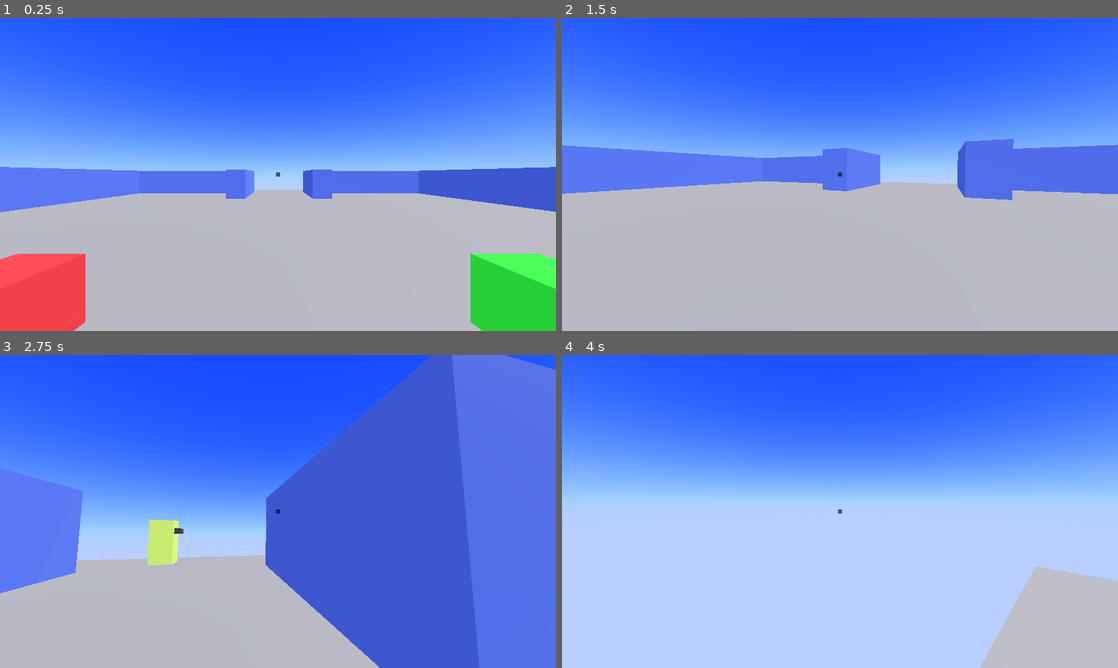
Above: before the commit, frames 1-4 (two rows, left to right).
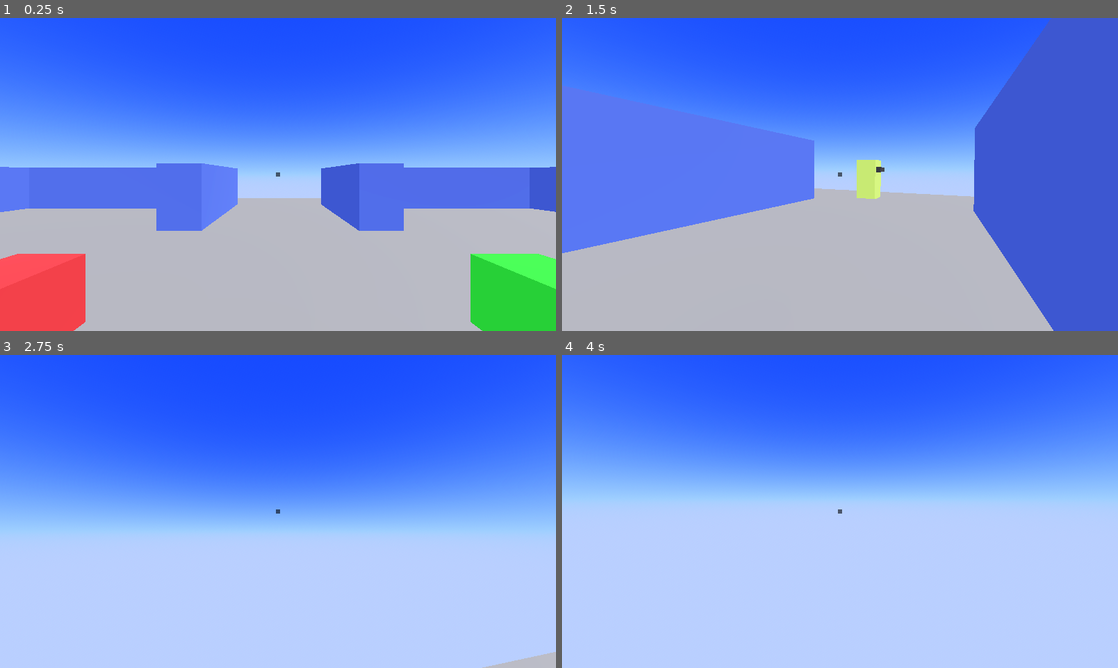
Above: after the commit, the same moments.

Repository: Skyvastern/the-aspiring-deva
Game: Godot game, scene res://main/main.tscn
The game is run twice, just before and just after one commit, with the same random seed, the same clock (stepped at 60 frames per second) and the same inputs.
Inputs (mouse positions are in pixels of both pictures, inside the frame that each line leads up to):
- Up to frame 1 (0.25 s): no input
- Up to frame 2 (1.5 s): tap Enter at 0.5 s; move the mouse to (867, 174) at 0.52 s; hold W (forward) from 0.53 s (still down); tap E (interact) at 0.6 s; tap Space (jump) at 0.77 s; move the mouse to (812, 174) at 1.27 s; tap Q (interact_detailed) at 1.35 s
- Up to frame 3 (2.75 s): keep holding W (forward); tap Space (jump) at 1.52 s; move the mouse to (289, 505) at 2.02 s; tap E (interact) at 2.1 s
- Up to frame 4 (4 s): keep holding W (forward); move the mouse to (834, 517) at 2.77 s; tap Q (interact_detailed) at 2.85 s; tap Space (jump) at 3.02, 3.77 s; move the mouse to (878, 514) at 3.52 s; tap E (interact) at 3.6 s

The runs differ from the first frame. In frame 1, 6.4% of the frame differs, in the area x 1-96%, y 46-68%; in frame 2, 33%; in frame 3, 65%, in the area x 0-100%, y 0-100%; in frame 4, 6.1%.

Commit message:
Reduce the map size of world_yama

Diff:
--- a/frontend/main/level/level.tscn
+++ b/frontend/main/level/level.tscn
@@ -9,7 +9,7 @@
 
 [node name="Game Manager" parent="." node_paths=PackedStringArray("npc_parent", "entry_waypoints", "exit_waypoints", "world_parent") instance=ExtResource("1_h32pl")]
 npc_parent = NodePath("../NPCs")
-entry_waypoints = [NodePath("../NPCs Entry Waypoints/W1"), NodePath("../NPCs Entry Waypoints/W2"), NodePath("../NPCs Entry Waypoints/W3")]
+entry_waypoints = [NodePath("../NPCs Entry Waypoints/W1"), NodePath("../NPCs Entry Waypoints/W2")]
 exit_waypoints = [NodePath("../NPCs Exit Waypoints/W1")]
 world_parent = NodePath("../World Parent")
 
@@ -21,7 +21,7 @@
 transform = Transform3D(1, 0, 0, 0, 1, 0, 0, 0, 1, 0, 1.5, 8.75)
 
 [node name="NPCs" type="Node3D" parent="."]
-transform = Transform3D(-1, 0, -8.74228e-08, 0, 1, 0, 8.74228e-08, 0, -1, -11, 0.5, -22)
+transform = Transform3D(-1, 0, -8.74228e-08, 0, 1, 0, 8.74228e-08, 0, -1, -12, 0.5, -10)
 
 [node name="NPC 1" parent="NPCs" instance=ExtResource("2_sa35n")]
 background_story = "You are a farmer living in the outskirts of Patliputra in the year 300 BCE. You are someone who hasn't see many travellers in your life.
@@ -33,12 +33,9 @@
 [node name="NPCs Entry Waypoints" type="Node3D" parent="."]
 
 [node name="W1" type="Node3D" parent="NPCs Entry Waypoints"]
-transform = Transform3D(-1, 0, -8.74228e-08, 0, 1, 0, 8.74228e-08, 0, -1, -11, 0.5, -22)
+transform = Transform3D(-1, 0, -8.74228e-08, 0, 1, 0, 8.74228e-08, 0, -1, 0, 0.5, -10)
 
 [node name="W2" type="Node3D" parent="NPCs Entry Waypoints"]
-transform = Transform3D(-1, 0, -8.74228e-08, 0, 1, 0, 8.74228e-08, 0, -1, 0, 0.5, -22)
-
-[node name="W3" type="Node3D" parent="NPCs Entry Waypoints"]
 transform = Transform3D(-1, 0, -8.74228e-08, 0, 1, 0, 8.74228e-08, 0, -1, 0, 0.5, 5)
 
 [node name="NPCs Exit Waypoints" type="Node3D" parent="."]
--- a/frontend/main/level/worlds/world_yama.tscn
+++ b/frontend/main/level/worlds/world_yama.tscn
@@ -23,15 +23,16 @@
 use_collision = true
 
 [node name="Ground" type="CSGBox3D" parent="Terrain"]
-size = Vector3(48, 1, 48)
+transform = Transform3D(1, 0, 0, 0, 1, 0, 0, 0, 1, 0, 0, 5.5)
+size = Vector3(48, 1, 37)
 
 [node name="Wall" type="CSGBox3D" parent="Terrain"]
-transform = Transform3D(1, 0, 0, 0, 1, 0, 0, 0, 1, -11.9, 2, -19.3)
+transform = Transform3D(1, 0, 0, 0, 1, 0, 0, 0, 1, -11.9, 2, -7.3)
 size = Vector3(17, 3, 2)
 material = SubResource("StandardMaterial3D_brawa")
 
 [node name="Wall2" type="CSGBox3D" parent="Terrain"]
-transform = Transform3D(1, 0, 0, 0, 1, 0, 0, 0, 1, 12.1, 2, -19.3)
+transform = Transform3D(1, 0, 0, 0, 1, 0, 0, 0, 1, 12.1, 2, -7.3)
 size = Vector3(17, 3, 2)
 material = SubResource("StandardMaterial3D_brawa")
 
@@ -41,22 +42,22 @@
 material = SubResource("StandardMaterial3D_brawa")
 
 [node name="Wall4" type="CSGBox3D" parent="Terrain"]
-transform = Transform3D(1, 0, 0, 0, 1, 0, 0, 0, 1, -19.4, 2, -0.299999)
-size = Vector3(2, 3, 36)
+transform = Transform3D(1, 0, 0, 0, 1, 0, 0, 0, 1, -19.4, 2, 4.7)
+size = Vector3(2, 3, 26)
 material = SubResource("StandardMaterial3D_brawa")
 
 [node name="Wall5" type="CSGBox3D" parent="Terrain"]
-transform = Transform3D(1, 0, 0, 0, 1, 0, 0, 0, 1, 19.6, 2, -0.299999)
-size = Vector3(2, 3, 36)
+transform = Transform3D(1, 0, 0, 0, 1, 0, 0, 0, 1, 19.6, 2, 4.7)
+size = Vector3(2, 3, 26)
 material = SubResource("StandardMaterial3D_brawa")
 
 [node name="Wall6" type="CSGBox3D" parent="Terrain"]
-transform = Transform3D(1, 0, 0, 0, 1, 0, 0, 0, 1, 4.6, 2, -15.3)
+transform = Transform3D(1, 0, 0, 0, 1, 0, 0, 0, 1, 4.6, 2, -3.3)
 size = Vector3(2, 3, 6)
 material = SubResource("StandardMaterial3D_brawa")
 
 [node name="Wall7" type="CSGBox3D" parent="Terrain"]
-transform = Transform3D(1, 0, 0, 0, 1, 0, 0, 0, 1, -4.4, 2, -15.3)
+transform = Transform3D(1, 0, 0, 0, 1, 0, 0, 0, 1, -4.4, 2, -3.3)
 size = Vector3(2, 3, 6)
 material = SubResource("StandardMaterial3D_brawa")
 
